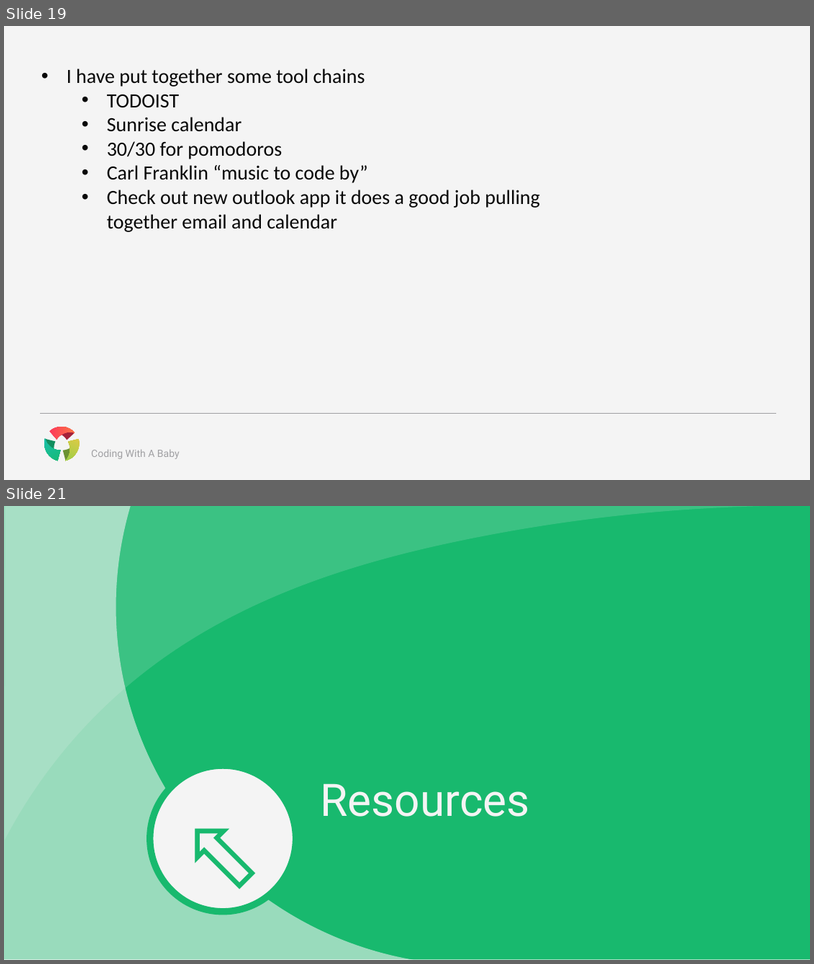
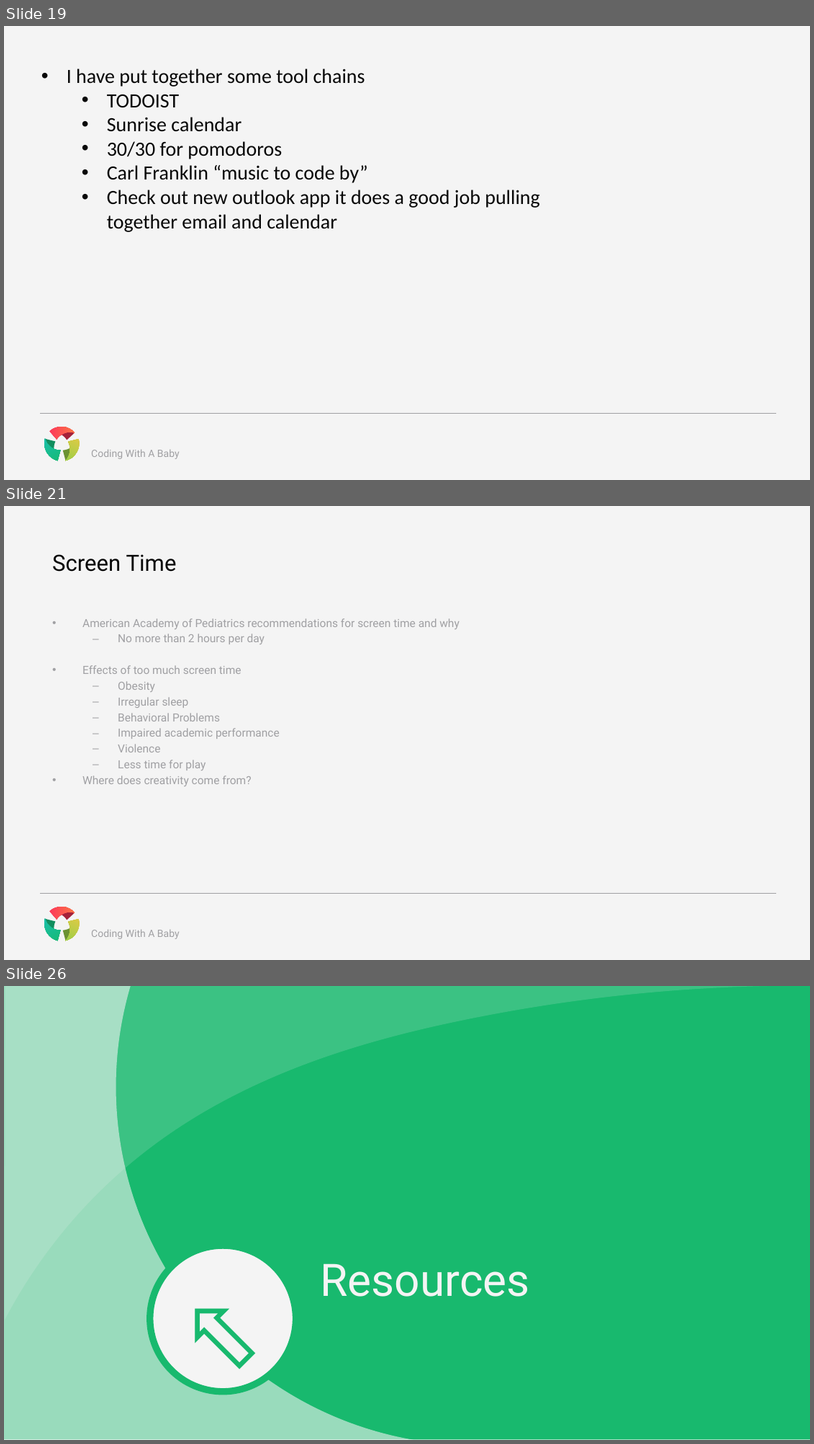
Before and after one commit to CognitiveBurden/CodingWithABaby, a slide deck: CodingWithABaby.pptx. Shown one above the other, each under a label of ours: slides 19 and 21 before the commit, slides 19, 21 and 26 after it; the slides between them are not shown. The pictures are 814x964 and 814x1444 pixels, drawn with LibreOffice and Linux fonts; fonts in the diff are those of the drawing. Boxes give left, top, right and bottom in pixels: in the first picture for what was removed or moved away, otherwise in the second. Text is boxed around its words. In the diff, an @@ line names an element or a change of style, - is before the commit and + after.

```diff
--- a/CodingWithABaby.pptx
+++ b/CodingWithABaby.pptx
@@ slide 21 added at bbox=[4, 506, 810, 960], background #F4F4F4; not listed: 8 template elements that a slide beside it also shows @@
@@ title added at bbox=[52, 554, 177, 572], 20 pt, text #070707 @@
+Screen Time
@@ text added at bbox=[82, 618, 460, 786], 10 pt, text #A0A0A3 @@
+• American Academy of Pediatrics recommendations for screen time and why
+  – No more than 2 hours per day
+• Effects of too much screen time
+  – Obesity
+  – Irregular sleep
+  – Behavioral Problems
+  – Impaired academic performance
+  – Violence
+  – Less time for play
+• Where does creativity come from?
@@ what was slide 21 is now slide 26 @@
```
Also in this commit, not shown: 1 slide changed, 4 other slides added.
